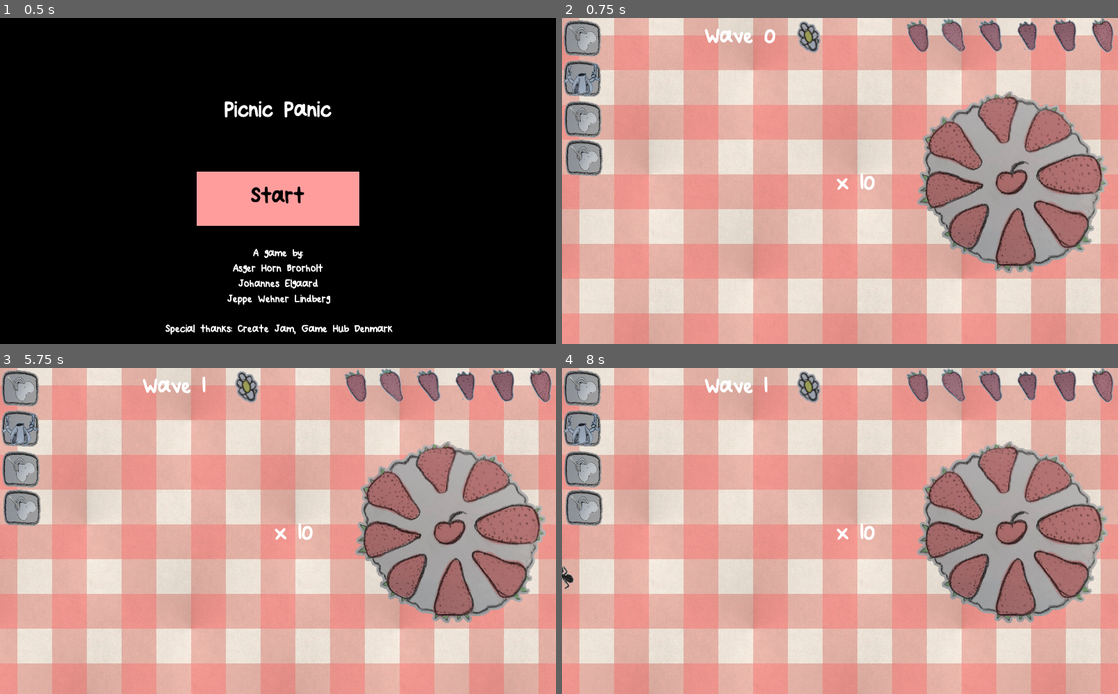
Above: before the commit, frames 1-4 (two rows, left to right).
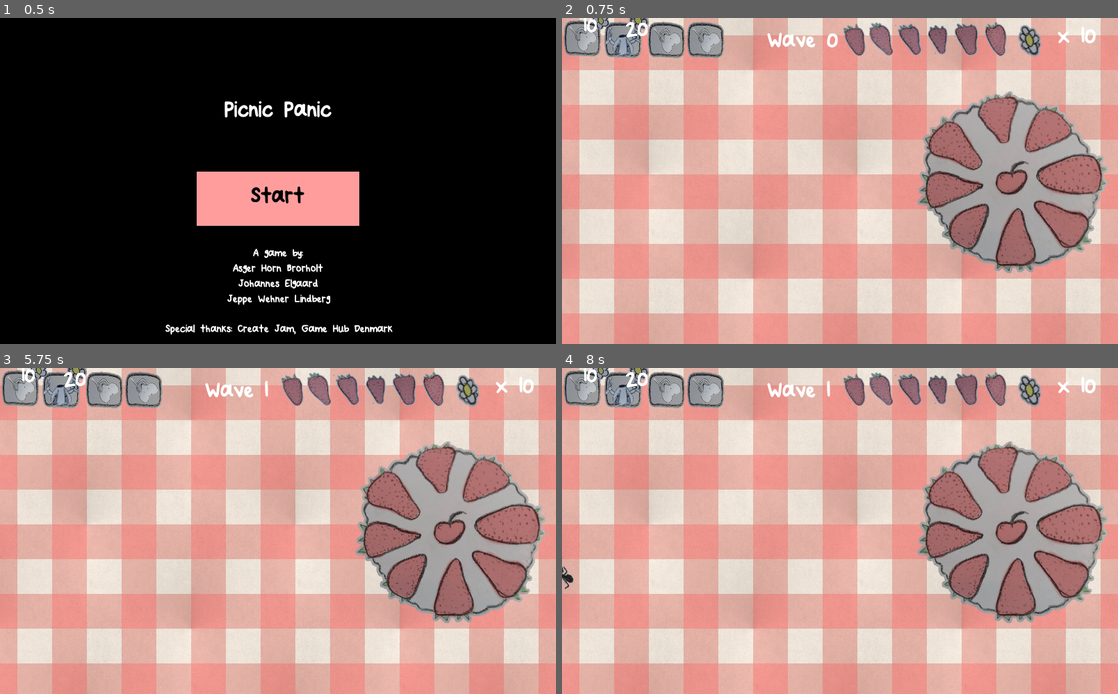
Above: after the commit, the same moments.

Repository: JeppeLindberg/Picnic
Game: Godot game, scene res://Scenes/TitleScreen.tscn
Two runs of this game, one before a commit and one after it. Both use one fixed random seed, a clock stepped at 60 frames per second and the inputs below.
Inputs (mouse positions are in pixels of both pictures, inside the frame that each line leads up to):
- Up to frame 1 (0.5 s): no input
- Up to frame 2 (0.75 s): click "Start" at 0.5 s
- Up to frame 3 (5.75 s): tap Enter at 1.25, 2.75, 4.25 s; move the mouse to (400, 514) at 1.27 s; click (400, 514) at 1.42 s; tap Space at 2, 3.5, 5 s; move the mouse to (166, 547) at 2.02 s; click (166, 547) at 2.17 s; move the mouse to (333, 459) at 2.77 s; click (333, 459) at 2.92 s; move the mouse to (250, 596) at 3.52 s; click (250, 596) at 3.67 s; move the mouse to (444, 579) at 4.27 s; click (444, 579) at 4.42 s; move the mouse to (111, 482) at 5.02 s; click (111, 482) at 5.17 s
- Up to frame 4 (8 s): move the mouse to (867, 531) at 5.77 s; click (867, 531) at 5.92 s; move the mouse to (756, 449) at 6.52 s; click (756, 449) at 6.67 s; move the mouse to (962, 514) at 7.27 s; click (962, 514) at 7.42 s

Frame 1 is identical in both runs. In frame 2, 7.9% of the frame differs, in the area x 0-100%, y 0-53%; in frame 3, 7.9%; in frame 4, 7.9%.

Commit message:
Gui prettish

Diff:
--- /dev/null
+++ b/Assets/GUI.tscn
@@ -0,0 +1,106 @@
+[gd_scene load_steps=9 format=2]
+
+[ext_resource path="res://Resources/UI/Flower1.png" type="Texture" id=1]
+[ext_resource path="res://Resources/Themes/Theme.tres" type="Theme" id=2]
+[ext_resource path="res://Resources/UI/Strawberry2.png" type="Texture" id=3]
+[ext_resource path="res://Resources/UI/Strawberry6.png" type="Texture" id=4]
+[ext_resource path="res://Resources/UI/Strawberry1.png" type="Texture" id=5]
+[ext_resource path="res://Resources/UI/Strawberry4.png" type="Texture" id=6]
+[ext_resource path="res://Resources/UI/Strawberry3.png" type="Texture" id=7]
+[ext_resource path="res://Resources/UI/Strawberry5.png" type="Texture" id=8]
+
+[node name="GUI" type="MarginContainer"]
+margin_left = 4.0
+margin_top = 7.0
+margin_right = 1020.0
+size_flags_horizontal = 3
+size_flags_vertical = 3
+
+[node name="WaveContainer" type="HBoxContainer" parent="."]
+margin_right = 1016.0
+margin_bottom = 64.0
+
+[node name="Panel" type="Panel" parent="WaveContainer"]
+modulate = Color( 1, 1, 1, 0 )
+margin_right = 370.0
+margin_bottom = 64.0
+rect_min_size = Vector2( 370, 0 )
+
+[node name="Label" type="Label" parent="WaveContainer"]
+margin_left = 374.0
+margin_right = 1016.0
+margin_bottom = 64.0
+rect_min_size = Vector2( 132, 64 )
+size_flags_horizontal = 3
+theme = ExtResource( 2 )
+text = "Wave 0"
+valign = 2
+
+[node name="RightBottom" type="HBoxContainer" parent="."]
+margin_right = 1016.0
+margin_bottom = 64.0
+alignment = 2
+
+[node name="HealthContainer" type="HBoxContainer" parent="RightBottom"]
+margin_left = 500.0
+margin_right = 824.0
+margin_bottom = 64.0
+theme = ExtResource( 2 )
+custom_constants/separation = -12
+alignment = 2
+
+[node name="Health1" type="TextureRect" parent="RightBottom/HealthContainer"]
+margin_right = 64.0
+margin_bottom = 64.0
+texture = ExtResource( 5 )
+
+[node name="Health2" type="TextureRect" parent="RightBottom/HealthContainer"]
+margin_left = 52.0
+margin_right = 116.0
+margin_bottom = 64.0
+texture = ExtResource( 3 )
+
+[node name="Health3" type="TextureRect" parent="RightBottom/HealthContainer"]
+margin_left = 104.0
+margin_right = 168.0
+margin_bottom = 64.0
+texture = ExtResource( 7 )
+
+[node name="Health4" type="TextureRect" parent="RightBottom/HealthContainer"]
+margin_left = 156.0
+margin_right = 220.0
+margin_bottom = 64.0
+texture = ExtResource( 6 )
+
+[node name="Health5" type="TextureRect" parent="RightBottom/HealthContainer"]
+margin_left = 208.0
+margin_right = 272.0
+margin_bottom = 64.0
+texture = ExtResource( 8 )
+
+[node name="Health6" type="TextureRect" parent="RightBottom/HealthContainer"]
+margin_left = 260.0
+margin_right = 324.0
+margin_bottom = 64.0
+texture = ExtResource( 4 )
+
+[node name="MoneyContainer" type="HBoxContainer" parent="RightBottom"]
+margin_left = 828.0
+margin_right = 1016.0
+margin_bottom = 64.0
+alignment = 2
+
+[node name="Money" type="TextureRect" parent="RightBottom/MoneyContainer"]
+margin_right = 56.0
+margin_bottom = 64.0
+texture = ExtResource( 1 )
+
+[node name="Label" type="Label" parent="RightBottom/MoneyContainer"]
+margin_left = 60.0
+margin_top = 7.0
+margin_right = 188.0
+margin_bottom = 57.0
+rect_min_size = Vector2( 128, 0 )
+theme = ExtResource( 2 )
+text = " X 10"
+valign = 2
--- a/Scenes/MainScene.tscn
+++ b/Scenes/MainScene.tscn
@@ -1,23 +1,16 @@
-[gd_scene load_steps=26 format=2]
+[gd_scene load_steps=19 format=2]
 
 [ext_resource path="res://Scripts/MainScene.gd" type="Script" id=1]
-[ext_resource path="res://Resources/UI/Flower1.png" type="Texture" id=2]
+[ext_resource path="res://Assets/GUI.tscn" type="PackedScene" id=2]
 [ext_resource path="res://Scripts/InputManager.gd" type="Script" id=3]
 [ext_resource path="res://Assets/Tower.tscn" type="PackedScene" id=4]
 [ext_resource path="res://Assets/Cake.tscn" type="PackedScene" id=5]
 [ext_resource path="res://Scripts/GameState.gd" type="Script" id=6]
-[ext_resource path="res://Resources/UI/Strawberry1.png" type="Texture" id=7]
 [ext_resource path="res://Scripts/PlaceableTemplate.gd" type="Script" id=8]
 [ext_resource path="res://Scripts/Nodes.gd" type="Script" id=9]
-[ext_resource path="res://Resources/Themes/Theme.tres" type="Theme" id=10]
 [ext_resource path="res://Assets/TowerPreview.tscn" type="PackedScene" id=11]
 [ext_resource path="res://Assets/PicnicClothBackground.tscn" type="PackedScene" id=12]
 [ext_resource path="res://Resources/UI/MouseIcon.png" type="Texture" id=13]
-[ext_resource path="res://Resources/UI/Strawberry2.png" type="Texture" id=14]
-[ext_resource path="res://Resources/UI/Strawberry6.png" type="Texture" id=15]
-[ext_resource path="res://Resources/UI/Strawberry3.png" type="Texture" id=16]
-[ext_resource path="res://Resources/UI/Strawberry4.png" type="Texture" id=17]
-[ext_resource path="res://Resources/UI/Strawberry5.png" type="Texture" id=18]
 [ext_resource path="res://Resources/UI/Mousecost.png" type="Texture" id=19]
 [ext_resource path="res://Assets/BadgerTower.tscn" type="PackedScene" id=20]
 [ext_resource path="res://Assets/BadgerTowerPreview.tscn" type="PackedScene" id=21]
@@ -44,102 +37,7 @@
 end_index = 760
 lanes = 10
 
-[node name="GUI" type="MarginContainer" parent="."]
-margin_left = 2.0
-margin_right = 1025.0
-margin_bottom = 604.0
-size_flags_horizontal = 3
-size_flags_vertical = 3
-
-[node name="Top" type="VBoxContainer" parent="GUI"]
-margin_right = 1023.0
-margin_bottom = 604.0
-
-[node name="WaveContainer" type="HBoxContainer" parent="GUI/Top"]
-margin_right = 1023.0
-margin_bottom = 64.0
-
-[node name="Panel" type="Panel" parent="GUI/Top/WaveContainer"]
-modulate = Color( 1, 1, 1, 0 )
-margin_right = 256.0
-margin_bottom = 64.0
-rect_min_size = Vector2( 256, 0 )
-
-[node name="Label" type="Label" parent="GUI/Top/WaveContainer"]
-margin_left = 260.0
-margin_right = 1023.0
-margin_bottom = 64.0
-rect_min_size = Vector2( 132, 64 )
-size_flags_horizontal = 3
-theme = ExtResource( 10 )
-text = "Wave 0"
-valign = 2
-
-[node name="RightBottom" type="HBoxContainer" parent="GUI"]
-margin_right = 1023.0
-margin_bottom = 604.0
-alignment = 2
-
-[node name="MoneyContainer" type="HBoxContainer" parent="GUI/RightBottom"]
-margin_left = 423.0
-margin_right = 615.0
-margin_bottom = 64.0
-alignment = 2
-
-[node name="Money" type="TextureRect" parent="GUI/RightBottom/MoneyContainer"]
-margin_right = 56.0
-margin_bottom = 64.0
-texture = ExtResource( 2 )
-
-[node name="Label" type="Label" parent="GUI/RightBottom/MoneyContainer"]
-margin_left = 60.0
-margin_right = 192.0
-margin_bottom = 64.0
-rect_min_size = Vector2( 132, 64 )
-theme = ExtResource( 10 )
-text = " X 10"
-valign = 2
-
-[node name="HealthContainer" type="HBoxContainer" parent="GUI/RightBottom"]
-margin_left = 619.0
-margin_right = 1023.0
-margin_bottom = 604.0
-alignment = 2
-
-[node name="Health1" type="TextureRect" parent="GUI/RightBottom/HealthContainer"]
-margin_right = 64.0
-margin_bottom = 604.0
-texture = ExtResource( 7 )
-
-[node name="Health2" type="TextureRect" parent="GUI/RightBottom/HealthContainer"]
-margin_left = 68.0
-margin_right = 132.0
-margin_bottom = 604.0
-texture = ExtResource( 14 )
-
-[node name="Health3" type="TextureRect" parent="GUI/RightBottom/HealthContainer"]
-margin_left = 136.0
-margin_right = 200.0
-margin_bottom = 604.0
-texture = ExtResource( 16 )
-
-[node name="Health4" type="TextureRect" parent="GUI/RightBottom/HealthContainer"]
-margin_left = 204.0
-margin_right = 268.0
-margin_bottom = 604.0
-texture = ExtResource( 17 )
-
-[node name="Health5" type="TextureRect" parent="GUI/RightBottom/HealthContainer"]
-margin_left = 272.0
-margin_right = 336.0
-margin_bottom = 604.0
-texture = ExtResource( 18 )
-
-[node name="Health6" type="TextureRect" parent="GUI/RightBottom/HealthContainer"]
-margin_left = 340.0
-margin_right = 404.0
-margin_bottom = 604.0
-texture = ExtResource( 15 )
+[node name="GUI" parent="." instance=ExtResource( 2 )]
 
 [node name="InputManager" type="Node2D" parent="."]
 script = ExtResource( 3 )
@@ -156,7 +54,7 @@
 price = 5
 
 [node name="Badger" type="Sprite" parent="InputManager"]
-position = Vector2( 37, 111 )
+position = Vector2( 112, 40 )
 scale = Vector2( 0.546875, 0.546875 )
 texture = ExtResource( 22 )
 script = ExtResource( 8 )
@@ -165,7 +63,7 @@
 price = 12
 
 [node name="Frog" type="Sprite" parent="InputManager"]
-position = Vector2( 38, 186 )
+position = Vector2( 192, 40 )
 scale = Vector2( 0.546875, 0.546875 )
 texture = ExtResource( 13 )
 script = ExtResource( 8 )
@@ -174,7 +72,7 @@
 price = 50
 
 [node name="Fork" type="Sprite" parent="InputManager"]
-position = Vector2( 40, 257 )
+position = Vector2( 264, 40 )
 scale = Vector2( 0.546875, 0.546875 )
 texture = ExtResource( 13 )
 script = ExtResource( 8 )
@@ -183,15 +81,13 @@
 limit = 1
 
 [node name="Mousecost" type="Sprite" parent="InputManager"]
-visible = false
-position = Vector2( 59, 67 )
+position = Vector2( 64, 8.00002 )
 scale = Vector2( 0.289157, 0.289157 )
 texture = ExtResource( 19 )
 
 [node name="BadgerCost" type="Sprite" parent="InputManager"]
-visible = false
-position = Vector2( 90, 128 )
-scale = Vector2( 0.362637, 0.362637 )
+position = Vector2( 144, 8 )
+scale = Vector2( 0.3, 0.3 )
 texture = ExtResource( 23 )
 
 [node name="PickupSpawn" type="Node2D" parent="."]
--- a/Scripts/GameState.gd
+++ b/Scripts/GameState.gd
@@ -190,7 +190,7 @@
 	_health_display.append(get_node("/root/MainScene/GUI/RightBottom/HealthContainer/Health5"))
 	_health_display.append(get_node("/root/MainScene/GUI/RightBottom/HealthContainer/Health6"))
 	_money_display = get_node("/root/MainScene/GUI/RightBottom/MoneyContainer/Label")
-	_wave_display = get_node("/root/MainScene/GUI/Top/WaveContainer/Label")
+	_wave_display = get_node("/root/MainScene/GUI/WaveContainer/Label")
 	_enemy_spawn_top_left = get_node("/root/MainScene/EnemySpawn/TopLeft")
 	_enemy_spawn_bottom_right = get_node("/root/MainScene/EnemySpawn/BottomRight")
 	_reward_spawn_top_left = get_node("/root/MainScene/PickupSpawn/TopLeft")
